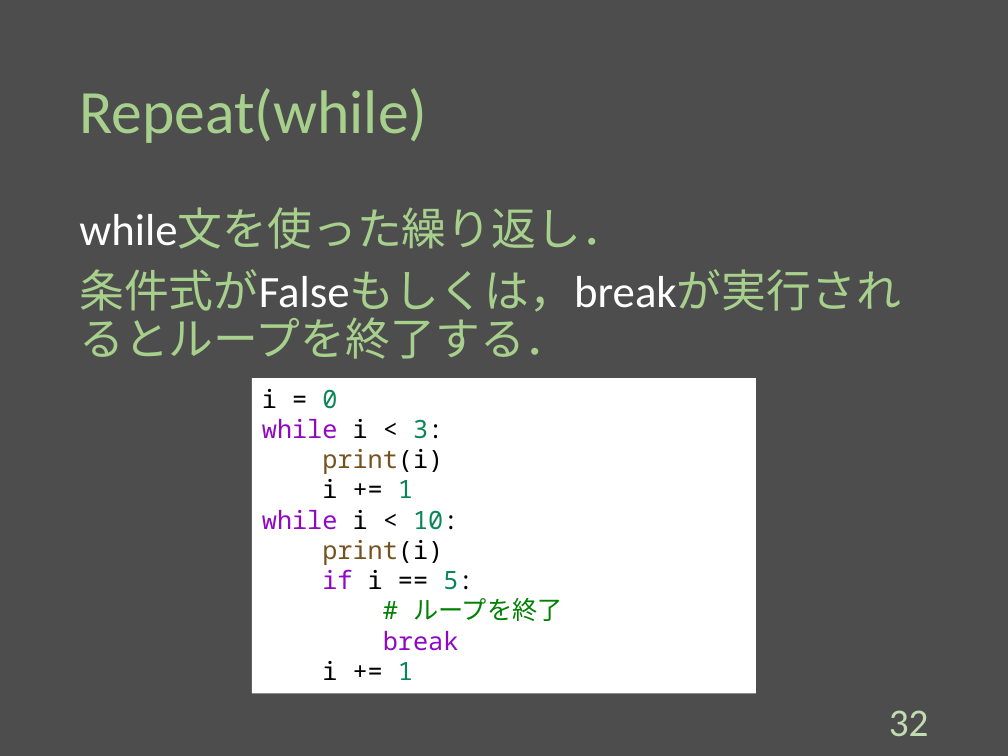
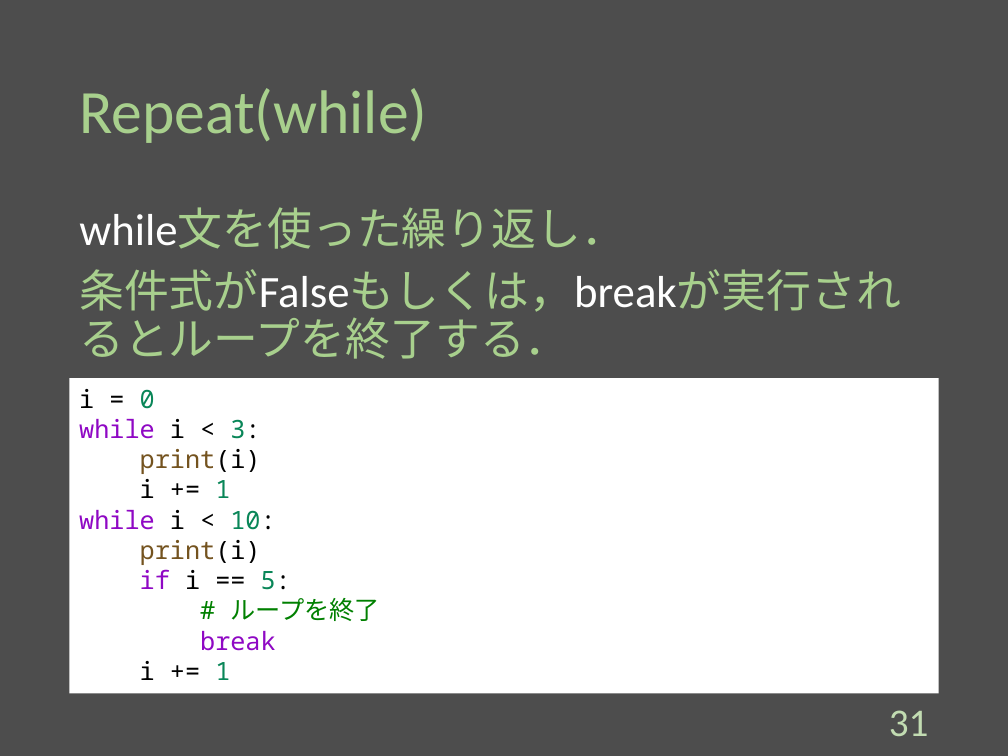
Before and after one commit to Melbeck777/program_seminar, a slide deck: slide 32 of ProgramSlide.pptx (slide 33 before the commit). Drawn at 1008x756 pixels with LibreOffice and Linux fonts; fonts in the diff are those of the drawing. Boxes give left, top, right and bottom in pixels: in the first picture for what was removed or moved away, otherwise in the second. Text is boxed around its words. In the diff, an @@ line names an element or a change of style, - is before the commit and + after.

```diff
--- a/ProgramSlide.pptx
+++ b/ProgramSlide.pptx
@@ rectangle "i = 0": place and size @@
-rectangle "i = 0" at (252, 378, 756, 694)
+rectangle "i = 0" at (70, 378, 938, 694)
@@ page number at (889, 710, 929, 736): text changed @@
-32
+31
```
Also in this commit, not shown: 15 other slides changed, 1 slide removed.
